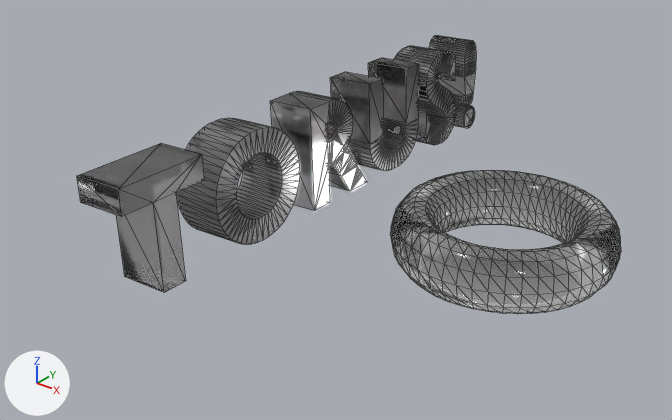
An edit to the glTF model assets/torus.glb, drawn before and after from the same camera.
Rendered twice from a camera (50 mm lens) standing at (2.22, -4.32, 2.47) and looking at (-0.91, -0.41, 0.04). Arrows for +X, +Y and +Z are at lower left; the lights stay in place. The first picture is the older version. Mesh edges are drawn as thin lines. Where no turn or scale is listed for an object, it has been applied to the vertices. Vertices at exactly the same position are counted once.

Objects in the first picture: 'Halka.001', 'Metin'.
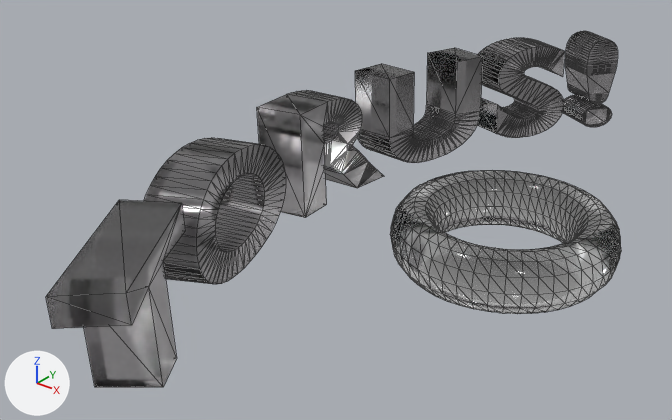
Boxes [x1, y1, x2, y2] around the edits, measured in the pictures (672 x 420 px; the box of a moved part takes in the faces that stretch with it):
'Metin', reshaped (43% wider, 38% taller): before [77, 36, 476, 293]; after [46, 31, 618, 387]
part 1 of me_metin, moved or reshaped: before [429, 36, 476, 105]; after [565, 31, 618, 104]
part 2 of me_metin, moved or reshaped: before [453, 103, 475, 128]; after [562, 95, 612, 127]
part 3 of me_metin, moved or reshaped: before [77, 46, 456, 293]; after [46, 38, 565, 387]

Patch to the scene script:
```diff
--- a/assets/torus.glb.py
+++ b/assets/torus.glb.py
@@ me_metin @@
 # used by ob_metin; location = (-1.348, -1.72, -0.081)
-me_metin.from_pydata(...)  # 1046 vertices, 2068 faces; spans x -0.25..0.16, y -0.02..3.49, z -0.07..0.65
+me_metin.from_pydata(...)  # 1046 vertices, 2068 faces; spans x -0.22..0.94, y -0.84..4.35, z -0.07..0.65
+# me_metin part 1: the loose piece of 148 vertices spanning x -0.25..0.09, y 3.32..3.49, z 0.12..0.64 is multiplied about its middle by the matrix ((0.802, 0.921, 0.001), (-0.596, 1.239, -0.001), (0.0, 0.0, 1.0)), then moved by (0.8, 0.74, 0.0)
+# me_metin part 2: the loose piece of 96 vertices spanning x -0.23..0.1, y 3.31..3.49, z -0.07..0.12 is multiplied about its middle by the matrix ((0.803, 0.917, 0.0), (-0.596, 1.234, 0.0), (0.0, 0.0, 1.0)), then moved by (0.8, 0.73, 0.0)
+# me_metin part 3: 785 of 1046 vertices moved; they spanned x -0.25..0.16, y -0.02..3.2, z -0.07..0.65 and now span x -0.22..0.94, y -0.84..3.96, z -0.07..0.65; mean shift (0.23, 0.16, 0.0); largest move (-0.19, -0.02, 0.63) -> (0.69, -0.84, 0.63)
 me_metin.materials.append(mat_malzeme_001)
```
